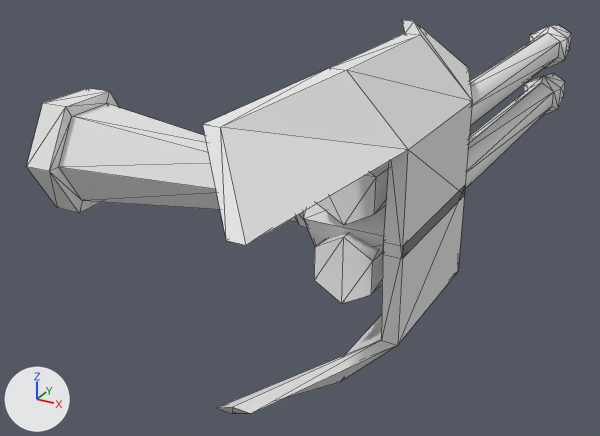
Before and after pictures for a commit that changed the OBJ model dat/model/enemies/gun.obj.
Camera for both pictures: a 50 mm lens placed at (5.36, -5.81, 3.0), pointed at (1.55, 1.12, -0.46). Every picture has the same lights, and +X, +Y and +Z are marked at lower left. Mesh edges are drawn as thin lines. Where no turn or scale is listed for an object, it has been applied to the vertices. Vertices at the same position are counted once.

Names of what the first picture shows: 'gun'.
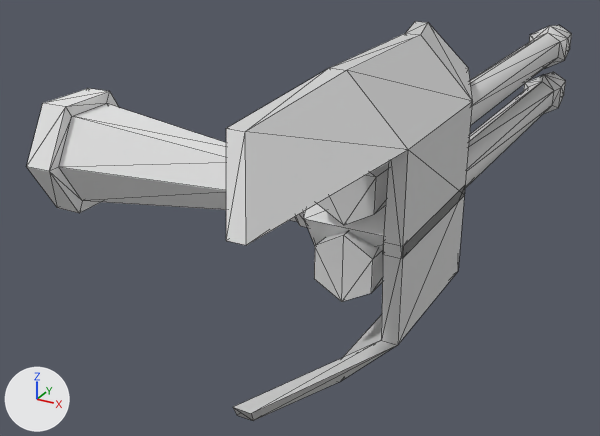
Edits to the bpy script that builds the scene:
```text
Add mat_gun:
    mat_gun = principled_material('Gun')
    mat_gun.base_color = (0.64, 0.64, 0.64)  # light grey #d1d1d1
    mat_gun.roughness = 0.69
Change me_gun:
    where me_gun.from_pydata(...)  # 166 vertices, 312 faces; spans x -0.15..3.49, y -2.36..5.67, z -0.73..1.7
    used by ob_gun; location = (0.0, 0.0, 0.0)
    me_gun part 1
    me_gun.vertices[104].co: (2.54, -1.89, 1.51) -> (2.7, -1.89, 1.51)  # pixel (202, 124) -> pixel (226, 128)
    me_gun.vertices[105].co: (2.67, -1.89, 1.51) -> (2.84, -1.89, 1.51)  # pixel (220, 127) -> pixel (245, 131)
    me_gun part 2
    me_gun.vertices[108].co: (2.33, 1.71, 1.54) -> (2.46, 1.71, 1.54)  # pixel (401, 19) -> pixel (415, 21)
    me_gun.vertices[109].co: (2.46, 1.71, 1.54) -> (2.59, 1.71, 1.54)  # pixel (414, 21) -> pixel (428, 22)
    me_gun part 3
    me_gun.vertices[124].co: (2.54, -1.89, -0.54) -> (2.7, -1.89, -0.54)  # pixel (216, 408) -> pixel (236, 415)
    me_gun.vertices[125].co: (2.67, -1.89, -0.54) -> (2.84, -1.89, -0.54)  # pixel (232, 413) -> pixel (253, 420)
    me_gun part 4: 196 faces spanning x 2.46..3.49, y -2.36..5.67, z -0.73..1.7 switch from mat_none (white #e7e7e7) to mat_gun (light grey #d1d1d1)
```

Where the change shows, as pixel boxes [x1, y1, x2, y2] in the pictures (600 x 436 px; the box of a moved part takes in the faces that stretch with it):
'gun', reshaped
    before: [27, 20, 572, 414]
    after: [27, 21, 572, 421]
part 1 of me_gun, moved or reshaped
    before: [203, 68, 408, 245]
    after: [226, 68, 408, 245]
part 2 of me_gun, moved or reshaped
    before: [402, 20, 472, 100]
    after: [406, 21, 472, 100]
part 3 of me_gun, moved or reshaped
    before: [218, 343, 395, 414]
    after: [233, 346, 395, 421]
part 4 of me_gun, recoloured
    both: [234, 25, 572, 413]
